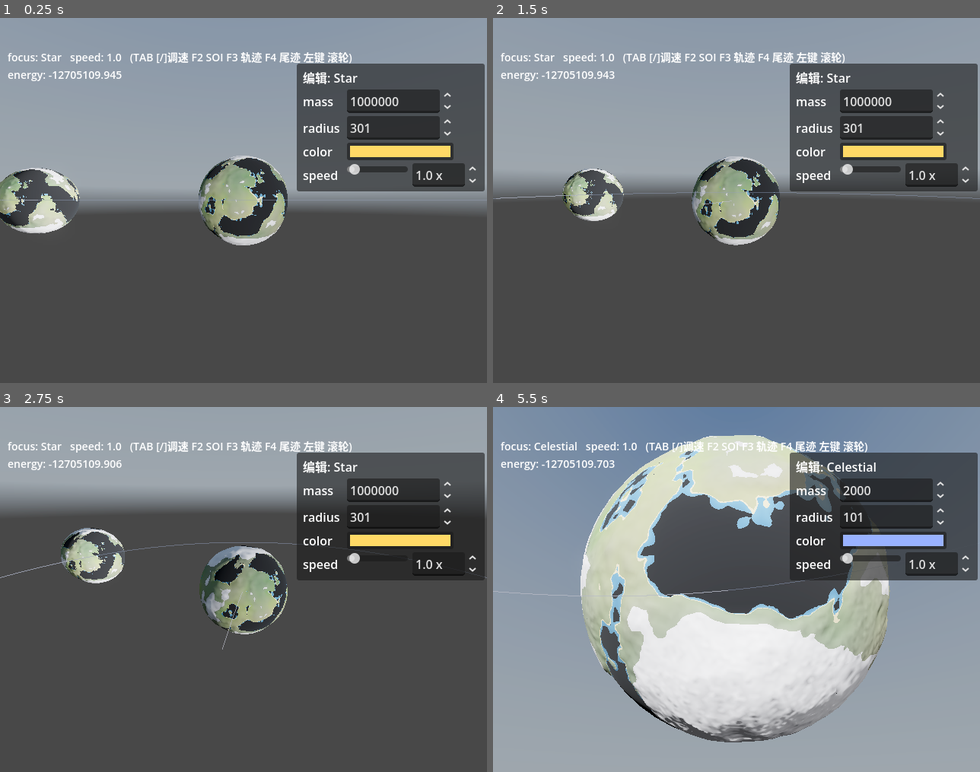
Above: before the commit, frames 1-4 (two rows, left to right).
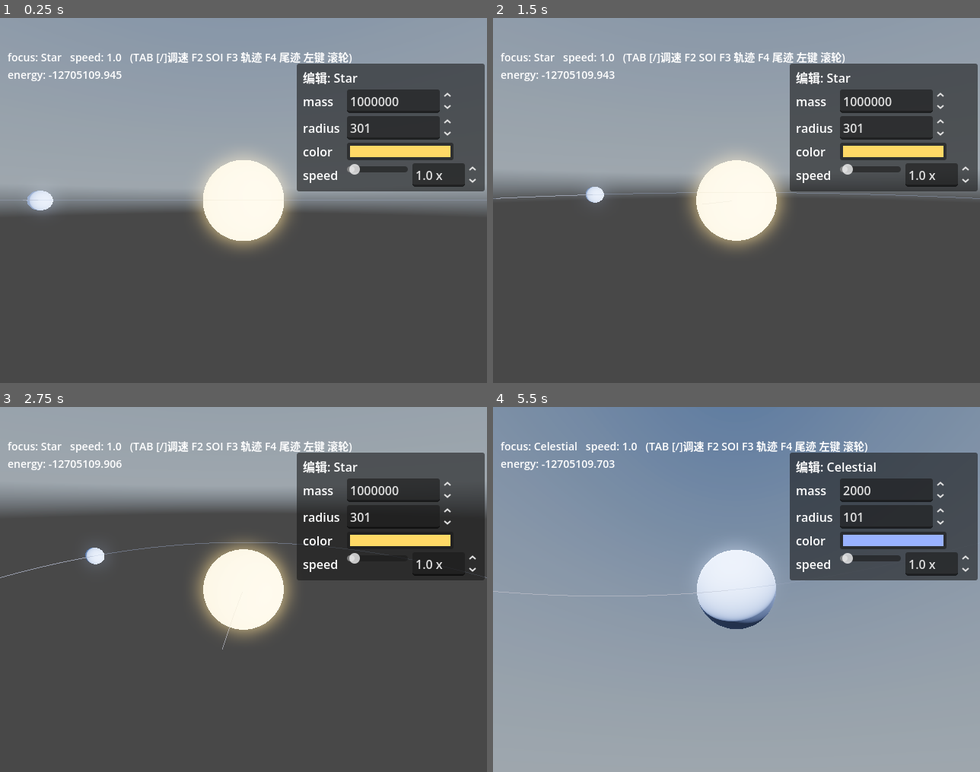
Above: after the commit, the same moments.

Repository: xiaobaibaix/stellar_era_godot
Game: Godot game, scene res://scenes/main.tscn
Same seed, same stepped clock (60 frames per second), same inputs: the game is played once before the commit and once after it. A sky picture missing from this copy of the repository is replaced by a grey-blue gradient.
Inputs (mouse positions are in pixels of both pictures, inside the frame that each line leads up to):
- Up to frame 1 (0.25 s): no input
- Up to frame 2 (1.5 s): tap Enter at 0.5 s; move the mouse to (843, 182) at 0.52 s; hold D 0.53-1.25 s; hold Q 0.53-1.25 s; click (843, 182) at 0.67 s; tap Space at 0.77 s; drag from (639, 218) to (712, 273) at 1.27 s
- Up to frame 3 (2.75 s): move the mouse to (292, 509) at 2.02 s; hold D from 2.03 s (still down); tap Shift at 2.1 s
- Up to frame 4 (5.5 s): release D at 2.75 s; drag from (712, 662) to (590, 534) at 2.77 s; move the mouse to (882, 644) at 3.52 s; hold A 3.53-4.25 s; tap Enter at 3.6 s; tap Space at 3.77 s; drag from (590, 534) to (663, 498) at 4.27 s; move the mouse to (760, 589) at 5.02 s; hold S from 5.03 s (still down); tap Tab at 5.1 s; click (760, 589) at 5.17 s

The runs differ from the first frame. In frame 1, 6.2% of the frame differs, in the area x 0-61%, y 37-64%; in frame 2, 5.2%; in frame 3, 5.3%; in frame 4, 39%, in the area x 17-82%, y 7-92%.

Commit message:
修复：调整角色结构更改的问题

Diff:
--- a/scenes/celestial.tscn
+++ b/scenes/celestial.tscn
@@ -1,18 +1,6 @@
 [gd_scene format=3 uid="uid://d10xidui4gp48"]
 
 [ext_resource type="Script" uid="uid://dnnul8mcivjeu" path="res://scenes/celestial.gd" id="1_xj23i"]
-[ext_resource type="PackedScene" uid="uid://nuulebu1sk8m" path="res://scenes/planet.tscn" id="2_qt1jr"]
-[ext_resource type="Script" uid="uid://7boxikbjeden" path="res://scripts/core/planet_params.gd" id="3_71tfa"]
-
-[sub_resource type="Resource" id="Resource_1tet4"]
-resource_local_to_scene = true
-script = ExtResource("3_71tfa")
-radius = 326.0
 
 [node name="Celestial" type="Node3D" unique_id=916681004]
 script = ExtResource("1_xj23i")
-
-[node name="Planet" type="Node3D" parent="." unique_id=634634378]
-
-[node name="Planet" parent="Planet" unique_id=1923769825 instance=ExtResource("2_qt1jr")]
-params = SubResource("Resource_1tet4")
--- a/scenes/player.tscn
+++ b/scenes/player.tscn
@@ -22,27 +22,25 @@
 
 [sub_resource type="CapsuleShape3D" id="CapsuleShape3D_3xd07"]
 
-[node name="Player" type="Node3D" unique_id=818653580]
-
-[node name="CharacterBody3D" type="CharacterBody3D" parent="." unique_id=1205607643]
+[node name="Player" type="CharacterBody3D" unique_id=859572674]
 script = ExtResource("1_player")
 
-[node name="MeshInstance3D1" type="MeshInstance3D" parent="CharacterBody3D" unique_id=1374628179]
+[node name="MeshInstance3D1" type="MeshInstance3D" parent="." unique_id=1374628179]
 mesh = SubResource("CapsuleMesh_3xd07")
 
-[node name="MeshInstance3D2" type="MeshInstance3D" parent="CharacterBody3D" unique_id=1924447175]
+[node name="MeshInstance3D2" type="MeshInstance3D" parent="." unique_id=1924447175]
 transform = Transform3D(1, 0, 0, 0, 1, 0, 0, 0, 1, 0, -0.308936, 0)
 mesh = SubResource("BoxMesh_3xd07")
 
-[node name="MeshInstance3D3" type="MeshInstance3D" parent="CharacterBody3D" unique_id=212179241]
+[node name="MeshInstance3D3" type="MeshInstance3D" parent="." unique_id=212179241]
 transform = Transform3D(0.47646385, 0, 0, 0, 0.40490592, 0, 0, 0, 0.81304073, 0, 0.48248696, -0.3857401)
 mesh = SubResource("BoxMesh_qhqgy")
 
-[node name="CollisionShape3D" type="CollisionShape3D" parent="CharacterBody3D" unique_id=1325399896]
+[node name="CollisionShape3D" type="CollisionShape3D" parent="." unique_id=1325399896]
 shape = SubResource("CapsuleShape3D_3xd07")
 
-[node name="CameraSlot" type="Node3D" parent="." unique_id=1769059889]
-
-[node name="OmniLight3D" type="OmniLight3D" parent="CharacterBody3D" unique_id=1316407407]
+[node name="OmniLight3D" type="OmniLight3D" parent="." unique_id=1316407407]
 omni_range = 10.0
 omni_attenuation = 0.0
+
+[node name="CameraSlot" type="Node3D" parent="." unique_id=1769059889]
--- a/scenes/test_planet.tscn
+++ b/scenes/test_planet.tscn
@@ -55,7 +55,7 @@
 transform = Transform3D(-4.371139e-08, 0, 1, 0, 1, 0, -1, 0, -4.371139e-08, 730.059, 0, 0)
 script = ExtResource("7_cfocus")
 planet_path = NodePath("../Planet")
-player_path = NodePath("../Planet/Player/CharacterBody3D")
+player_path = NodePath("../Planet/Player")
 
 [node name="OmniLight3D" type="OmniLight3D" parent="." unique_id=237984670]
 transform = Transform3D(1, 0, 0, 0, 1, 0, 0, 0, 1, 0, 0, 824.80164)
--- a/scripts/character/player.gd
+++ b/scripts/character/player.gd
@@ -41,9 +41,9 @@
 				planet = p
 				break
 			p = p.get_parent()
-	# 找相机挂点(预制体里 Player 根下的 CameraSlot, 与本节点同级)
+	# 找相机挂点(Player 根下的 CameraSlot 直接子节点)
 	if camera_slot == null:
-		camera_slot = get_parent().get_node_or_null("CameraSlot")
+		camera_slot = get_node_or_null("CameraSlot")
 	# Player 是 Planet 的子节点 → 本节点 _ready 早于 Planet._ready(terrain 尚未建),
 	# 此处不采样高度; 贴地/朝向推迟到 _physics_process 首帧(terrain 届时已建)。
 
